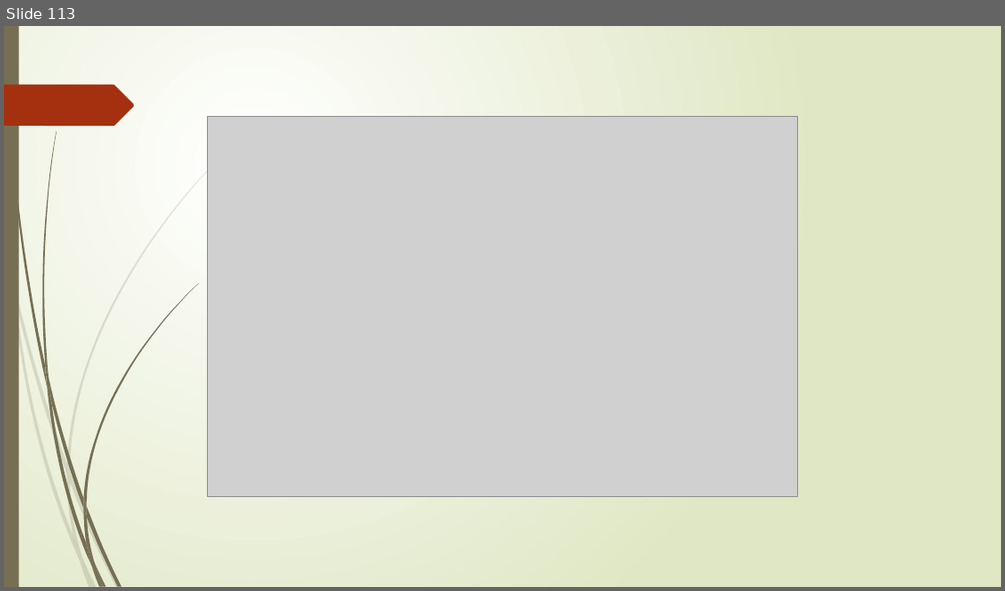
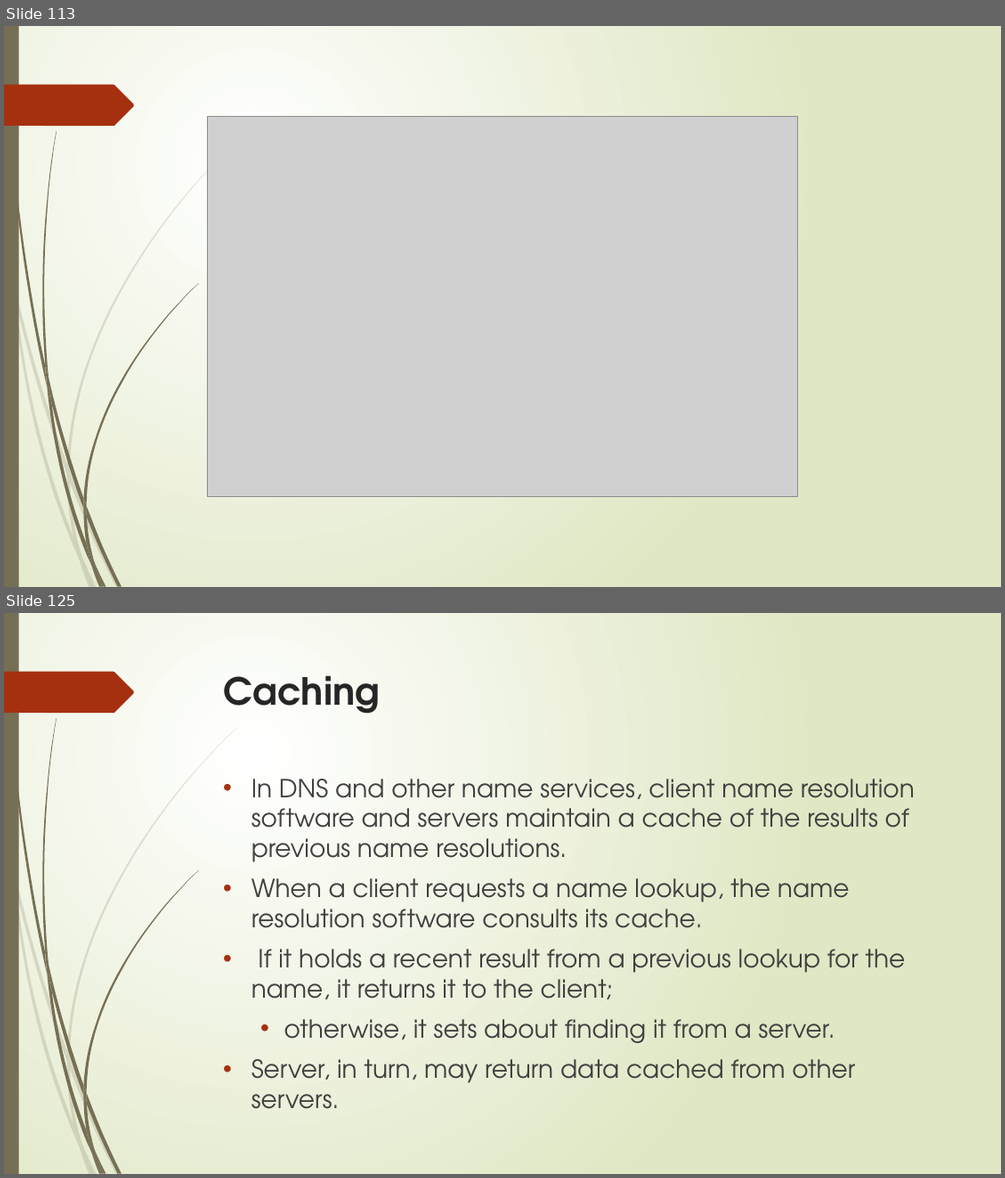
Before and after one commit to sanjayshimoga/nmit-distributed_systems, a slide deck: DISTRIBUTED FILE SYSTEMS.pptx. Shown one above the other, each under a label of ours: slide 113 before the commit, slides 113 and 125 after it; the slides between them are not shown. The pictures are 1005x591 and 1005x1178 pixels, drawn with LibreOffice and Linux fonts; fonts in the diff are those of the drawing; grey boxes stand for pictures. Boxes give left, top, right and bottom in pixels: in the first picture for what was removed or moved away, otherwise in the second. Text is boxed around its words. In the diff, an @@ line names an element or a change of style, - is before the commit and + after.

```diff
--- a/DISTRIBUTED FILE SYSTEMS.pptx
+++ b/DISTRIBUTED FILE SYSTEMS.pptx
@@ slide 125 added at [4, 613, 1001, 1174], background gradient #FFFFFF to #DFE8C4; not listed: 24 template elements that a slide beside it also shows @@
@@ title added at [224, 675, 380, 714], 36 pt, text #262626, bold @@
+Caching
@@ text added at [251, 779, 914, 1083], 24 pt, text #404040 @@
+• In DNS and other name services, client name resolution software and servers maintain a cache of the results of previous name resolutions.
+• When a client requests a name lookup, the name resolution software consults its cache.
+• If it holds a recent result from a previous lookup for the name, it returns it to the client;
+  • otherwise, it sets about finding it from a server.
+• Server, in turn, may return data cached from other servers.
```
Also in this commit, not shown: 12 other slides added, 2 other files.
